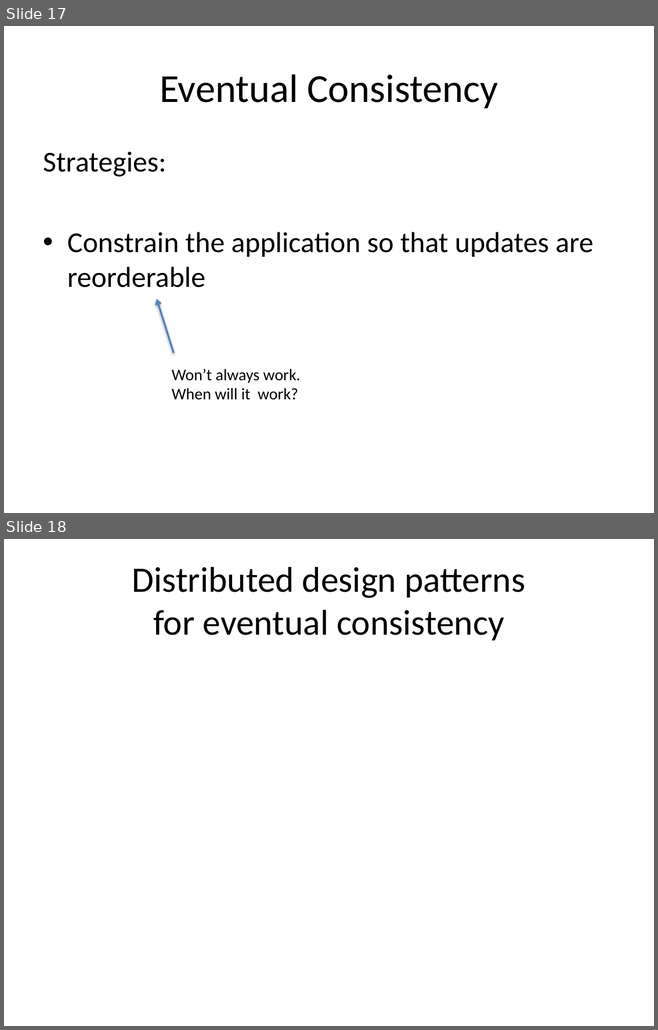
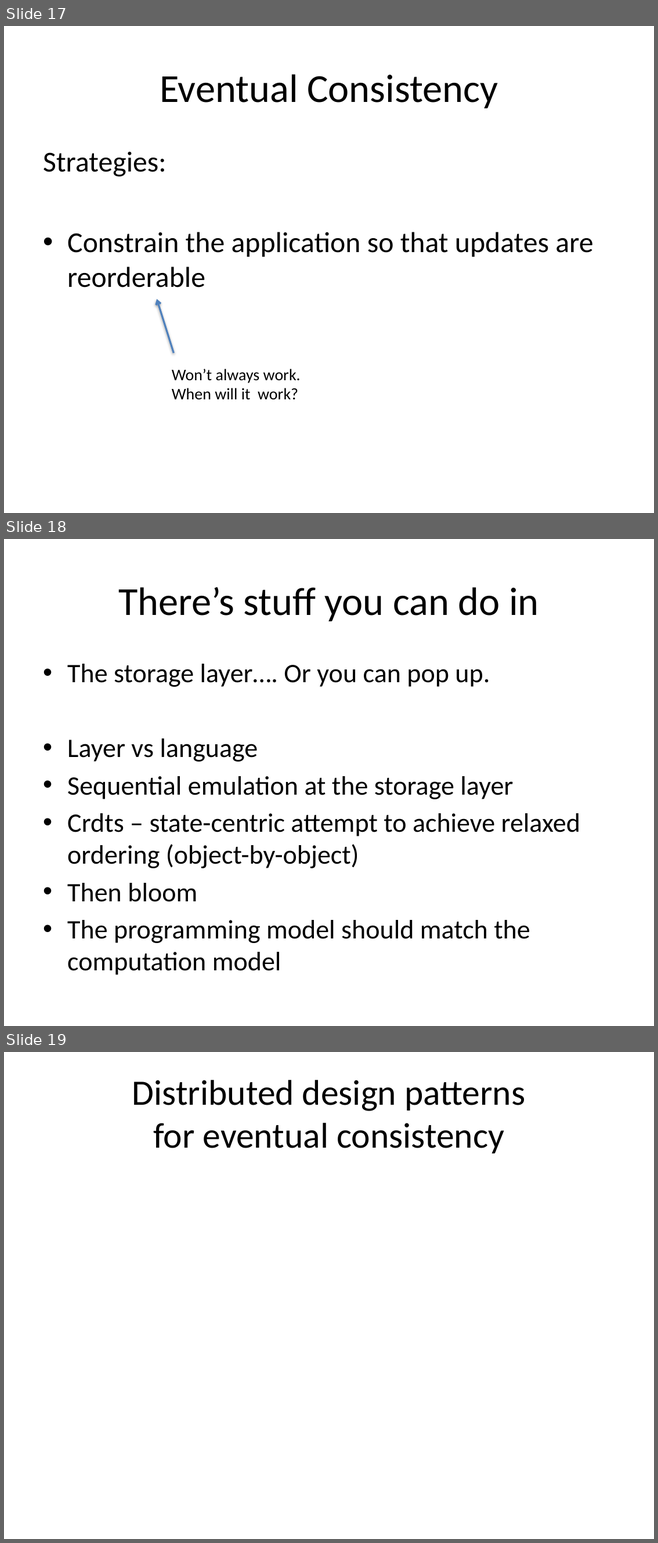
Before and after one commit to declarativitydotnet/declarativity, a slide deck: socc12-bloom-tutorial/slides/bloom-tutorial.pptx. Shown one above the other, each under a label of ours: slides 17 and 18 before the commit, slides 17, 18 and 19 after it. The pictures are 658x1030 and 658x1543 pixels, drawn with LibreOffice and Linux fonts; fonts in the diff are those of the drawing. Boxes give left, top, right and bottom in pixels: in the first picture for what was removed or moved away, otherwise in the second. Text is boxed around its words. In the diff, an @@ line names an element or a change of style, - is before the commit and + after.

```diff
--- a/socc12-bloom-tutorial/slides/bloom-tutorial.pptx
+++ b/socc12-bloom-tutorial/slides/bloom-tutorial.pptx
@@ slide 18 added at (x1=4, y1=539, x2=654, y2=1026), background #FFFFFF @@
@@ title added at (x1=118, y1=587, x2=539, y2=621), 44 pt, text #000000 @@
+There’s stuff you can do in
@@ text added at (x1=67, y1=664, x2=580, y2=975), 29.6 pt, text #000000 @@
+• The storage layer…. Or you can pop up.
+• Layer vs language
+• Sequential emulation at the storage layer
+• Crdts – state-centric attempt to achieve relaxed ordering (object-by-object)
+• Then bloom
+• The programming model should match the computation model
@@ what was slide 18 is now slide 19 @@
```
Also in this commit, not shown: 1 slide changed, 4 other slides added, 13 other files.
